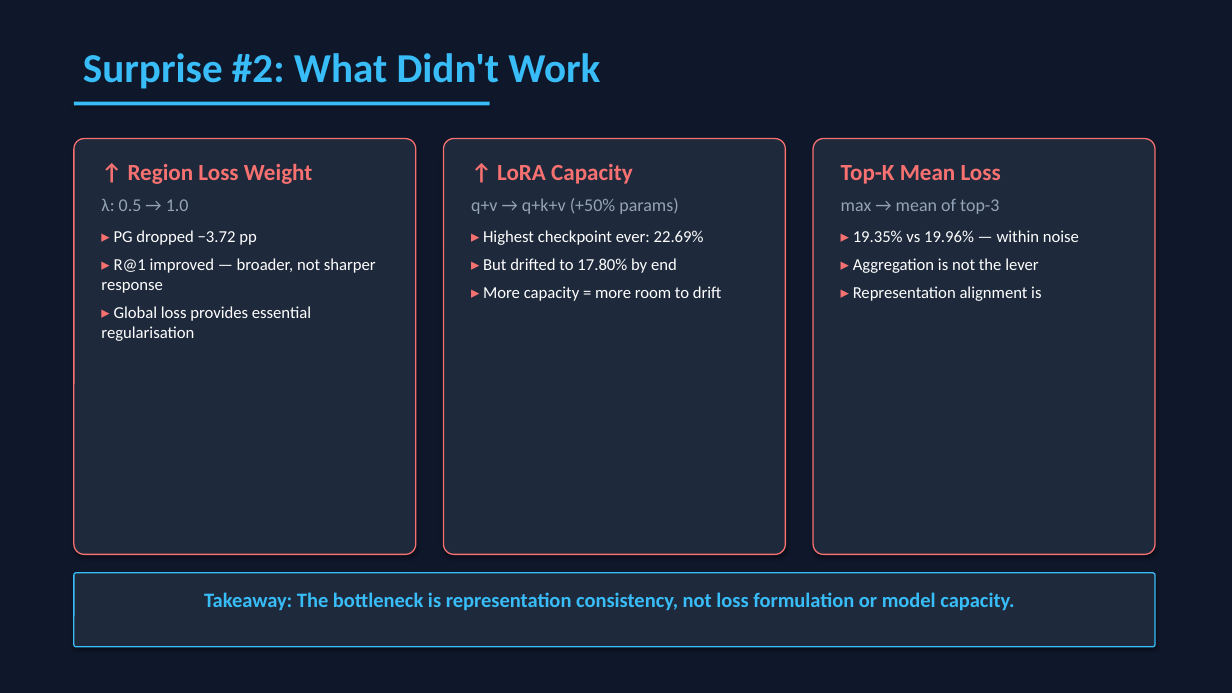
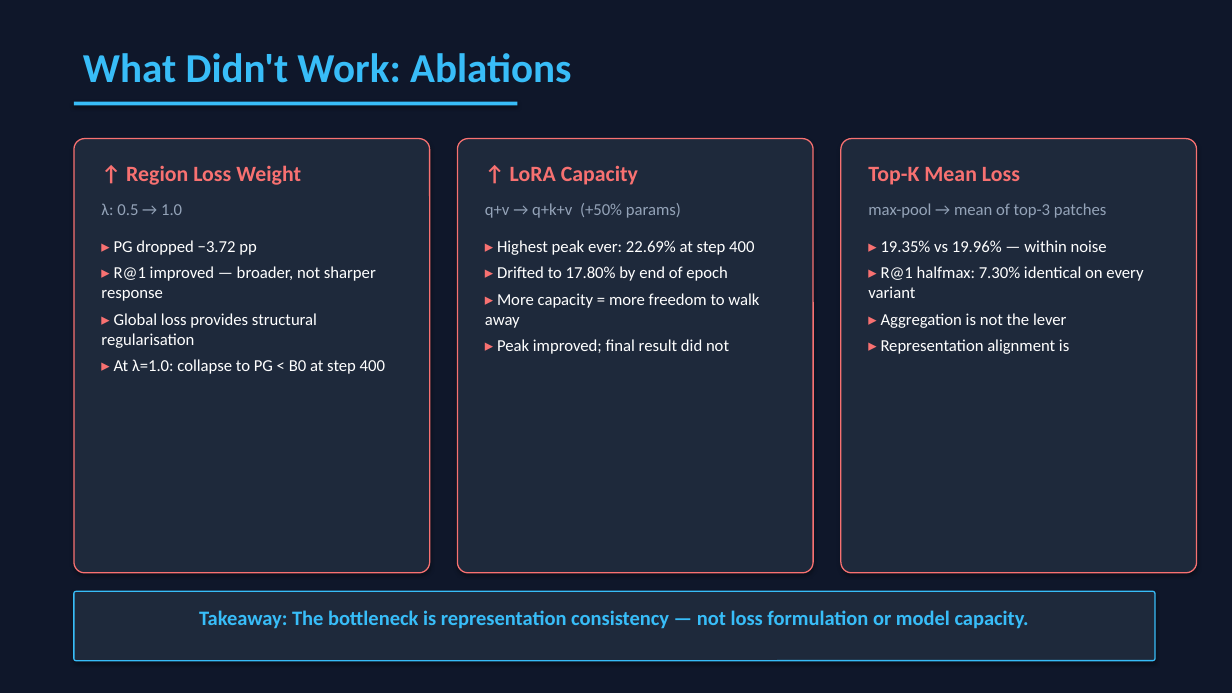
Before and after one commit to Ani0202/region-grounded, a slide deck: slide 9 of presentation/graft_presentation.pptx (slide 11 before the commit). Drawn at 1232x693 pixels with LibreOffice and Linux fonts; fonts in the diff are those of the drawing. Boxes give left, top, right and bottom in pixels: in the first picture for what was removed or moved away, otherwise in the second. Text is boxed around its words. In the diff, an @@ line names an element or a change of style, - is before the commit and + after.

```diff
--- a/presentation/graft_presentation.pptx
+++ b/presentation/graft_presentation.pptx
@@ text at (83,53,571,83): text changed @@
-Surprise #2: What Didn't Work
+What Didn't Work: Ablations
@@ rectangle: place and size @@
-rectangle at (74,102,490,105)
+rectangle at (74,102,518,105)
@@ rounded rectangle: place and size @@
-rounded rectangle at (74,139,416,555)
+rounded rectangle at (74,139,430,573)
@@ rounded rectangle: place and size @@
-rounded rectangle at (444,139,786,555)
+rounded rectangle at (457,139,813,573)
@@ rounded rectangle: place and size @@
-rounded rectangle at (813,139,1155,555)
+rounded rectangle at (841,139,1197,573)
@@ text "↑ LoRA Capacity": place and size @@
-text "↑ LoRA Capacity" at (497,164,633,184)
+text "↑ LoRA Capacity" at (510,165,638,185)
@@ size 18 to 17 pt in 3 elements at (126,165,301,185), (510,165,638,185), (868,167,1020,185) @@
@@ text "Top-K Mean Loss": place and size @@
-text "Top-K Mean Loss" at (841,165,1001,184)
+text "Top-K Mean Loss" at (868,167,1020,185)
@@ text "λ: 0.5 → 1.0" at (101,204,182,215): size 14 to 13 pt @@
@@ text "q+v → q+k+v (+50% params)" at (485,203,681,218): size 14 to 13 pt @@
@@ text "q+v → q+k+v (+50% params)": place and size @@
-text "q+v → q+k+v (+50% params)" at (471,198,678,214)
+text "q+v → q+k+v (+50% params)" at (485,203,681,218)
@@ text at (868,203,1106,218): text changed; size 14 to 13 pt @@
-max → mean of top-3
+max-pool → mean of top-3 patches
@@ text "▸ PG dropped −3.72 pp": place and size @@
-text "▸ PG dropped −3.72 pp" at (101,230,376,341)
+text "▸ PG dropped −3.72 pp" at (101,240,385,374)
@@ text "▸ 19.35% vs 19.96% — ...": place and size @@
-text "▸ 19.35% vs 19.96% — ..." at (853,230,1079,301)
+text "▸ 19.35% vs 19.96% — ..." at (868,240,1143,354)
@@ text at (101,240,376,301): less space between paragraphs @@
@@ text at (485,240,759,354): text changed @@
-▸ Highest checkpoint ever: 22.69%
-▸ But drifted to 17.80% by end
-▸ More capacity = more room to drift
+▸ Highest peak ever: 22.69% at step 400
+▸ Drifted to 17.80% by end of epoch
+▸ More capacity = more freedom to walk away
+▸ Peak improved; final result did not
@@ text at (868,266,1143,298): paragraph added @@
+▸ R@1 halfmax: 7.30% identical on every variant
@@ text at (881,240,1107,354): less space between paragraphs @@
@@ text at (101,313,385,374): text changed @@
-▸ Global loss provides essential regularisation
+▸ Global loss provides structural regularisation
+▸ At λ=1.0: collapse to PG < B0 at step 400
@@ rounded rectangle: place and size @@
-rounded rectangle at (74,573,1155,647)
+rounded rectangle at (74,592,1155,661)
@@ text at (199,610,1029,629): text changed @@
-Takeaway: The bottleneck is representation consistency, not loss formulation or model capacity.
+Takeaway: The bottleneck is representation consistency — not loss formulation or model capacity.
```
Also in this commit, not shown: 9 other slides changed, 6 slides added, 4 slides removed, 1 other file.
